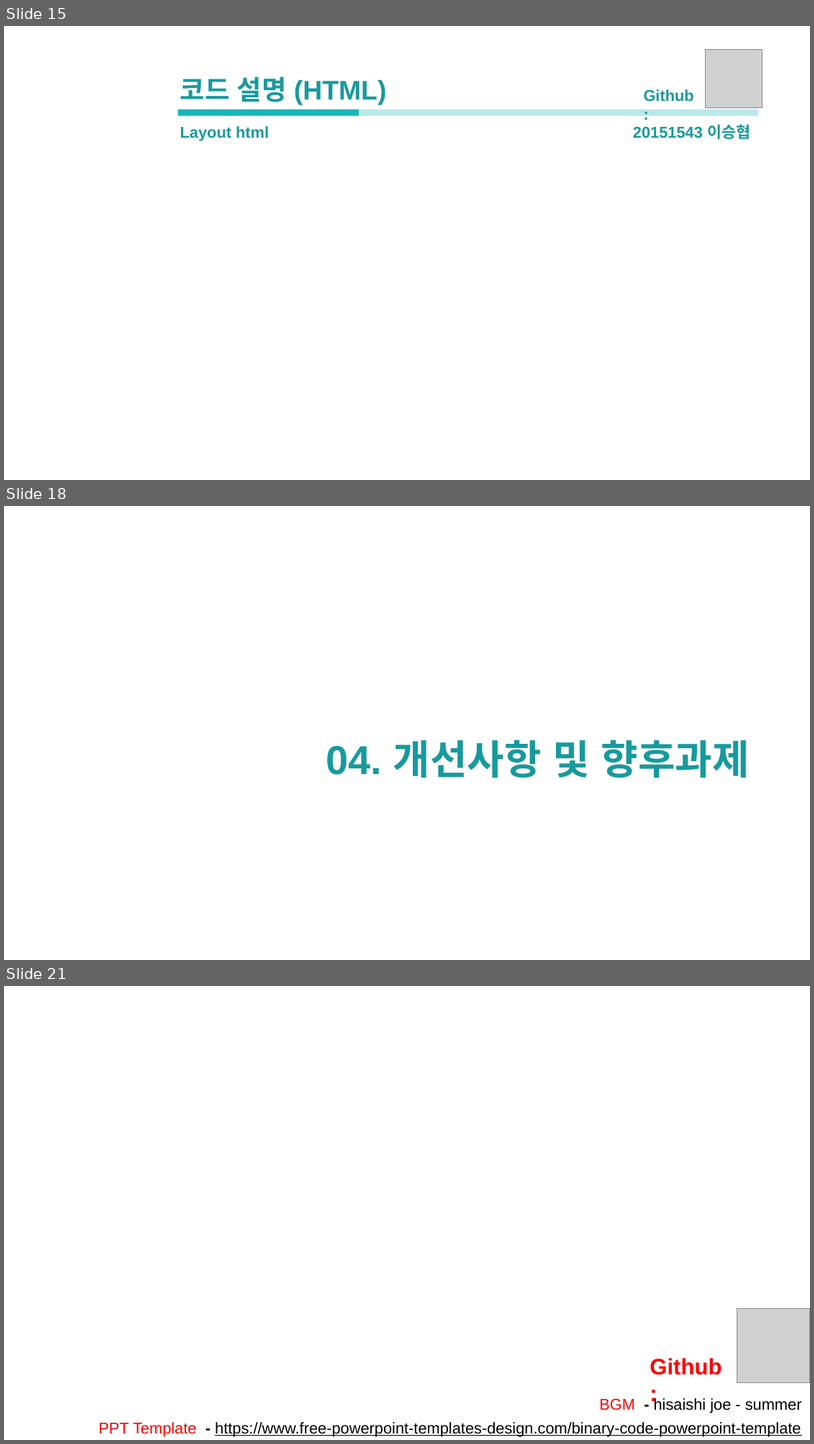
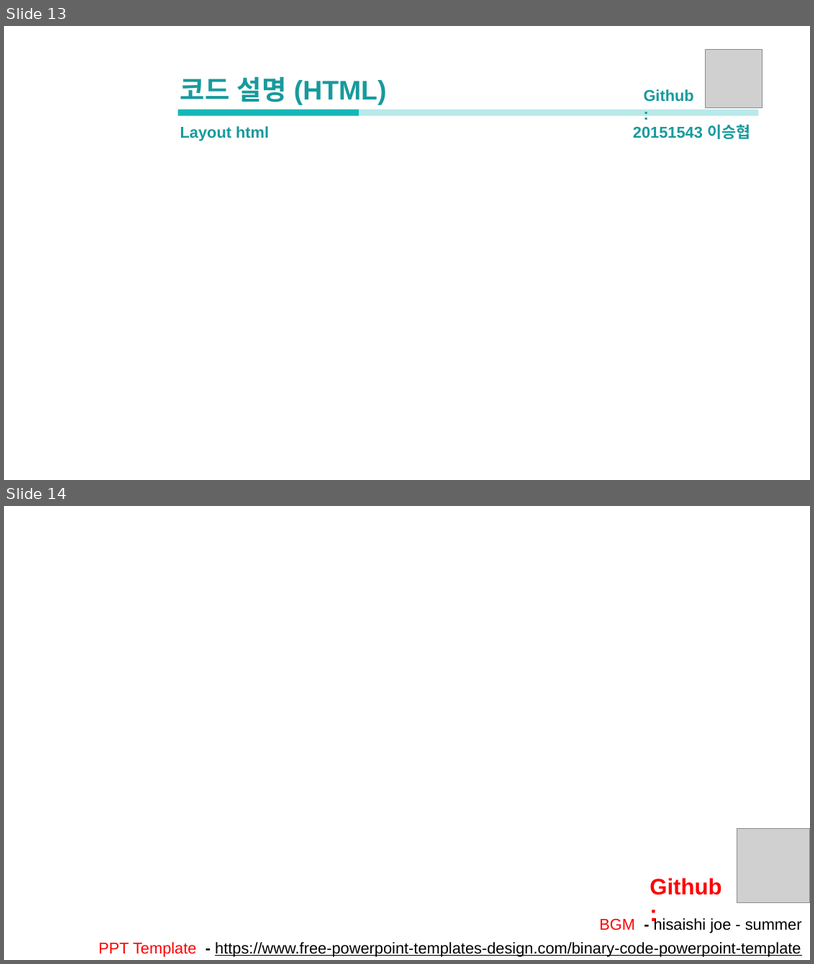
Before and after one commit to mina0502/portfolio, a slide deck: flask/졸업작품(Python_Flask).pptx. Shown one above the other, each under a label of ours: slides 15, 18 and 21 before the commit, slides 13 and 14 after it; the slides between them are not shown. The pictures are 814x1444 and 814x964 pixels, drawn with LibreOffice and Linux fonts; fonts in the diff are those of the drawing; grey boxes stand for pictures; background and template pictures are left out. Boxes give left, top, right and bottom in pixels: in the first picture for what was removed or moved away, otherwise in the second. Text is boxed around its words. In the diff, an @@ line names an element or a change of style, - is before the commit and + after.

```diff
--- a/flask/졸업작품(Python_Flask).pptx
+++ b/flask/졸업작품(Python_Flask).pptx
@@ slide 18 removed at [4, 506, 810, 960], background picture (left out) @@
@@ text removed at [327, 739, 750, 777] @@
-04. 개선사항 및 향후과제
@@ what was slide 15 is now slide 13 @@
@@ what was slide 21 is now slide 14 @@
```
Also in this commit, not shown: 1 slide changed, 6 other slides removed.
